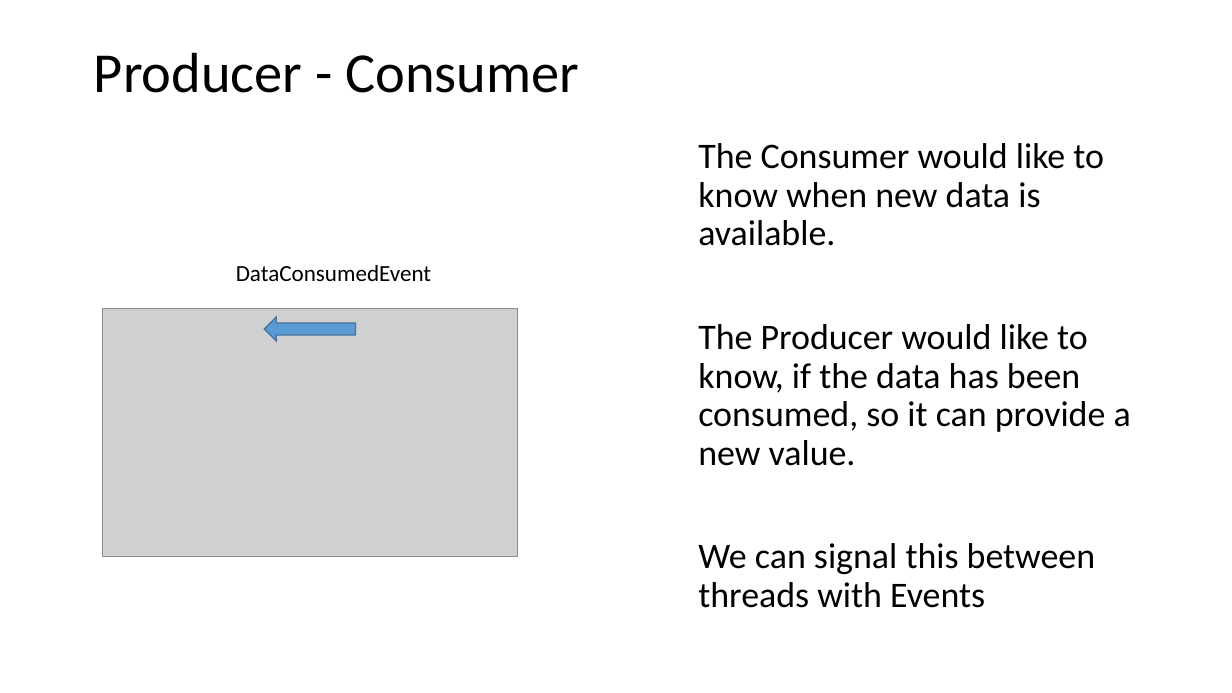
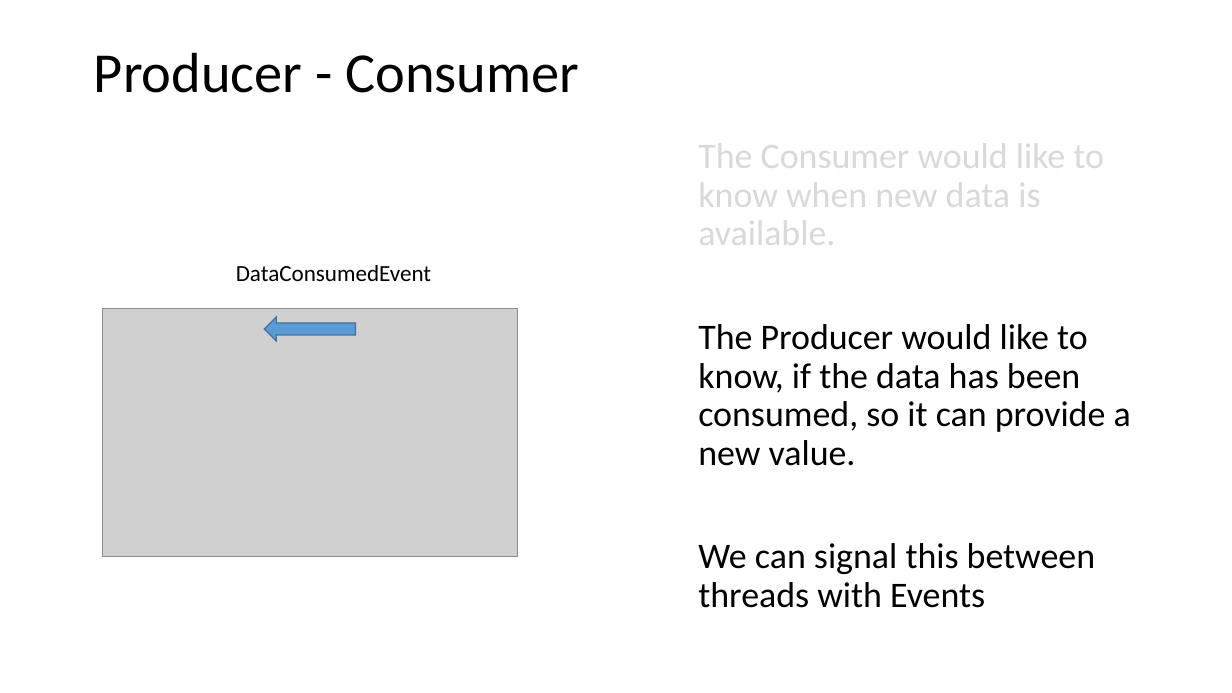
Before and after one commit to codesmurf/st3its3_teaching, a slide deck: slide 23 of 08 Thread Synchronization 2/Thread Synchronization pt 2.pptx (slide 16 before the commit). Drawn at 1232x693 pixels with LibreOffice and Linux fonts; fonts in the diff are those of the drawing; grey boxes stand for pictures. Boxes give left, top, right and bottom in pixels: in the first picture for what was removed or moved away, otherwise in the second. Text is boxed around its words. In the diff, an @@ line names an element or a change of style, - is before the commit and + after.

```diff
--- a/08 Thread Synchronization 2/Thread Synchronization pt 2.pptx
+++ b/08 Thread Synchronization 2/Thread Synchronization pt 2.pptx
@@ text at <box>698,134,1104,256</box>: text colour #000000 to #D9D9D9 in "The Consumer would like to know when ..." @@
```
Also in this commit, not shown: 13 other slides changed, 19 slides added, 1 other file.
